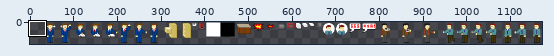
Edited in one commit: sprite sheet (src/assets/media/sprites.png). Above: a wide view before the commit, with the close-up outlined.
Close-up. Earlier state:
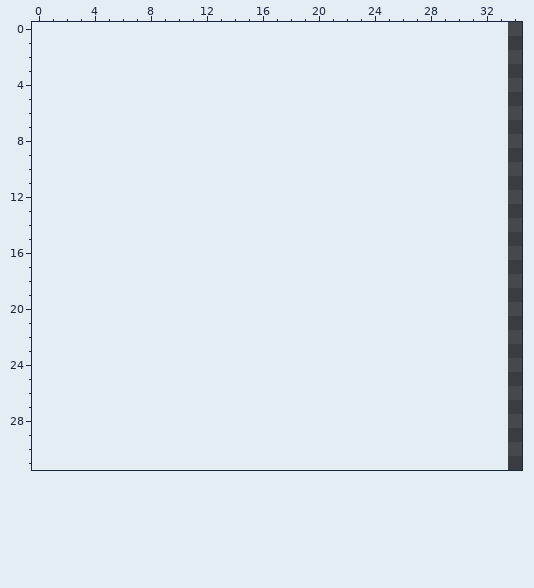
The file is 1139x50 pixels. Pixels under 10% opacity are left out. Colours within 5 levels of each other are drawn and written as one. Shown: x 0..34, y 0..31. The old version is drawn lined up with the new one, on the new canvas.
And afterwards:
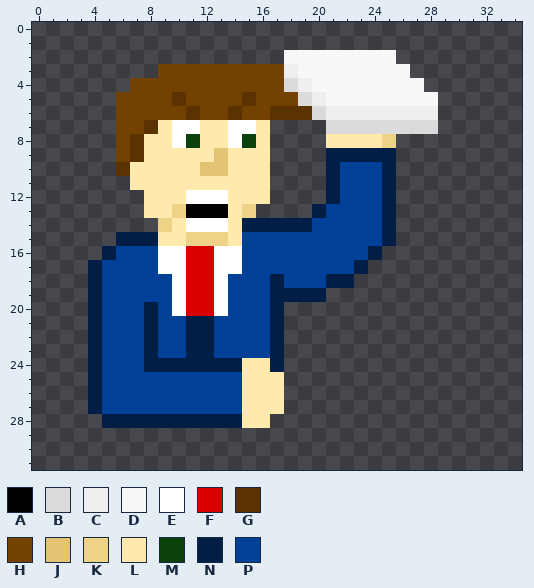
Palette (. is transparent): A #000000  B #dbdbdb  C #efefef  D #f8f8f8  E #ffffff  F #db0000  G #5a3300  H #744200  J #e3c472  K #edd288  L #ffe9ad  M #0b410c  N #001e46  P #004096
What changed:
canvas 1139x50 -> 1173x50, the old top-left corner now at 34,0
There is now colour A in row 13 at x 11 to 13.
There is now colour B in row 4 at x 18; in row 5 at x 19; in row 6 at x 20; in row 7 at x 21 to 28.
There is now colour C in row 3 at x 18; in row 4 at x 19; in row 5 at x 20; in row 6 at x 21 to 28.
There is now colour D in row 2 at x 18 to 25; in row 3 at x 19 to 26; in row 4 at x 20 to 27; in row 5 at x 21 to 28.
There is now colour E in row 7 at x 10 to 11 and 14 to 15; in row 8 at x 10 and 14; in row 12 at x 11 to 13; in row 14 at x 11 to 13; in rows 16 to 17 at x 9 to 10 and 13 to 14; in rows 18 to 20 at x 10 and 13.
There is now colour F in rows 16 to 20 at x 11 to 12.
There is now colour G in row 5 at x 10 and 15; in row 6 at x 11, 14 and 17 to 19; in row 7 at x 8; in rows 8 to 9 at x 7; in row 10 at x 6.
There is now colour H in row 3 at x 9 to 17; in row 4 at x 7 to 17; in row 5 at x 6 to 9, 11 to 14 and 16 to 18; in row 6 at x 6 to 10, 12 to 13 and 15 to 16; in row 7 at x 6 to 7; in rows 8 to 9 at x 6.
There is now colour J in row 9 at x 13; in row 10 at x 12 to 13.
There is now colour K in row 8 at x 25; in row 13 at x 10 and 15; in row 14 at x 9; in row 15 at x 11 to 13.
There is now colour L in row 7 at x 9, 12 to 13 and 16; in row 8 at x 8 to 9, 12 to 13, 16 and 21 to 24; in row 9 at x 8 to 12 and 14 to 16; in row 10 at x 7 to 11 and 14 to 16; in row 11 at x 7 to 16; in row 12 at x 8 to 10 and 14 to 16.
There is now colour L in row 13 at x 8 to 9 and 14; in row 14 at x 10 and 14; in row 15 at x 9 to 10 and 14; in row 24 at x 15 to 16; in rows 25 to 27 at x 15 to 17; in row 28 at x 15 to 16.
There is now colour M in row 8 at x 11 and 15.
There is now colour N in row 9 at x 21 to 25; in rows 10 to 12 at x 21 and 25; in row 13 at x 20 and 25; in row 14 at x 15 to 19 and 25; in row 15 at x 6 to 8 and 25; in row 16 at x 5 and 24.
There is now colour N in row 17 at x 4 and 23; in row 18 at x 4, 17 and 21 to 22; in row 19 at x 4 and 17 to 20; in row 20 at x 4, 8 and 17; in rows 21 to 23 at x 4, 8, 11 to 12 and 17; in row 24 at x 4, 8 to 14 and 17.
There is now colour N in rows 25 to 27 at x 4; in row 28 at x 5 to 14.
There is now colour P in rows 10 to 12 at x 22 to 24; in row 13 at x 21 to 24; in row 14 at x 20 to 24; in row 15 at x 15 to 24; in row 16 at x 6 to 8 and 15 to 23; in row 17 at x 5 to 8 and 15 to 22.
There is now colour P in row 18 at x 5 to 9, 14 to 16 and 18 to 20; in row 19 at x 5 to 9 and 14 to 16; in row 20 at x 5 to 7, 9 and 14 to 16; in rows 21 to 23 at x 5 to 7, 9 to 10 and 13 to 16; in row 24 at x 5 to 7; in rows 25 to 27 at x 5 to 14.
